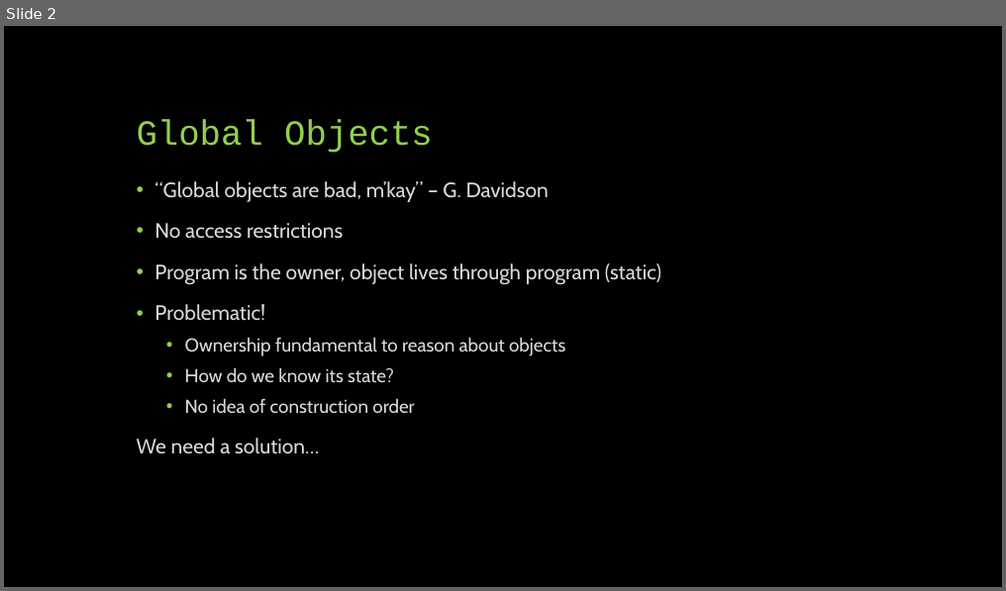
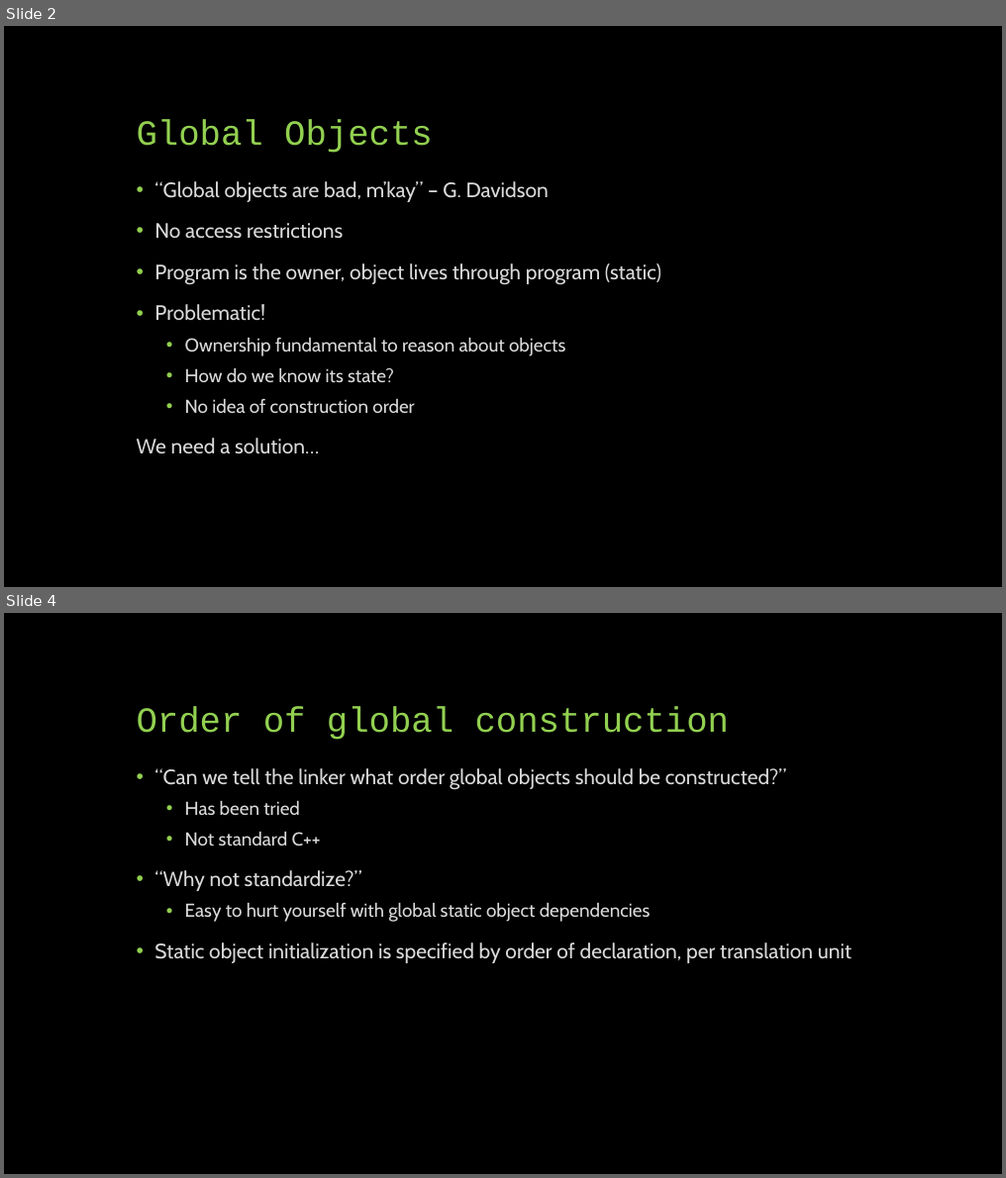
Before and after one commit to FHorrie/Prog4Presentation, a slide deck: Beautiful C++ ch3-2 I.3.pptx. Shown one above the other, each under a label of ours: slide 2 before the commit, slides 2 and 4 after it; the slides between them are not shown. The pictures are 1006x591 and 1006x1178 pixels, drawn with LibreOffice and Linux fonts; fonts in the diff are those of the drawing. Boxes give left, top, right and bottom in pixels: in the first picture for what was removed or moved away, otherwise in the second. Text is boxed around its words. In the diff, an @@ line names an element or a change of style, - is before the commit and + after.

Commit message:
Feat: added 2 new slides and updated initial slide

```diff
--- a/Beautiful C++ ch3-2 I.3.pptx
+++ b/Beautiful C++ ch3-2 I.3.pptx
@@ slide 4 added at [4,613,1002,1174], background #000000 @@
@@ title added at [137,707,730,740], 34 pt, text #92D050 @@
+Order of global construction
@@ text added at [154,768,851,963], 20 pt, text #D9D9D9 @@
+• “Can we tell the linker what order global objects should be constructed?”
+  • Has been tried
+  • Not standard C++
+• “Why not standardize?”
+  • Easy to hurt yourself with global static object dependencies
+• Static object initialization is specified by order of declaration, per translation unit
```
Also in this commit, not shown: 2 slides changed.
